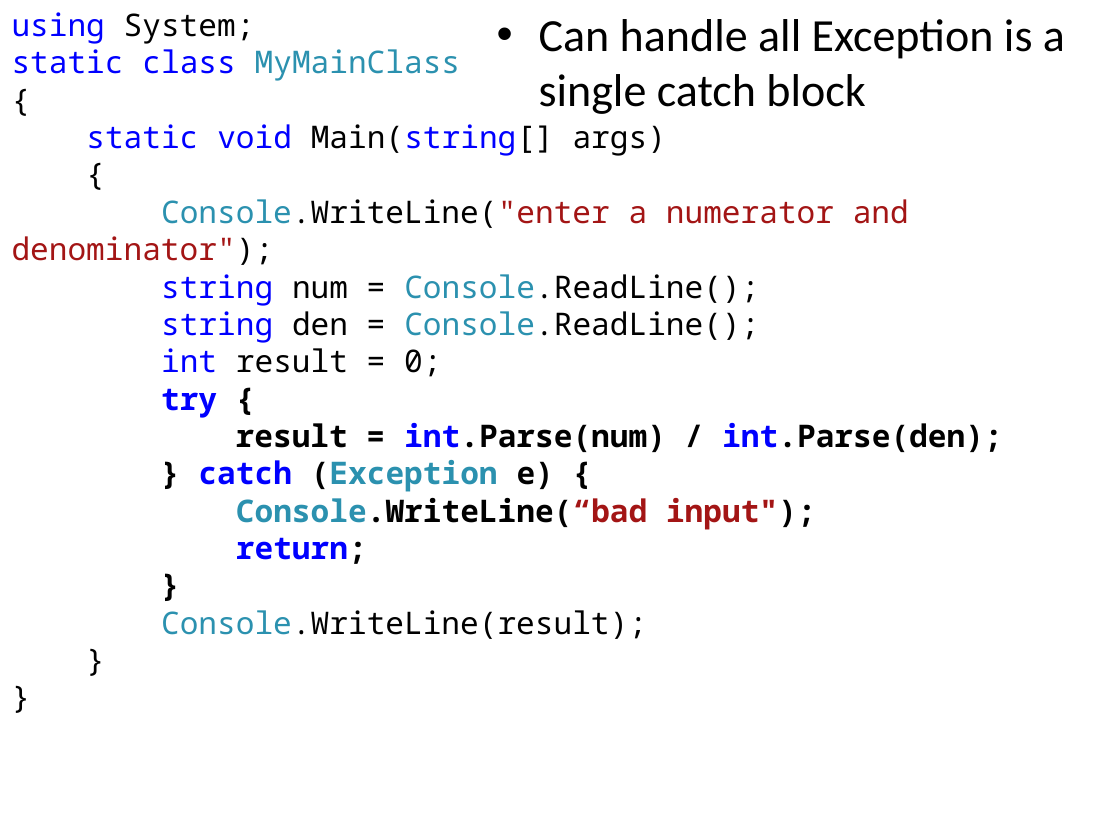
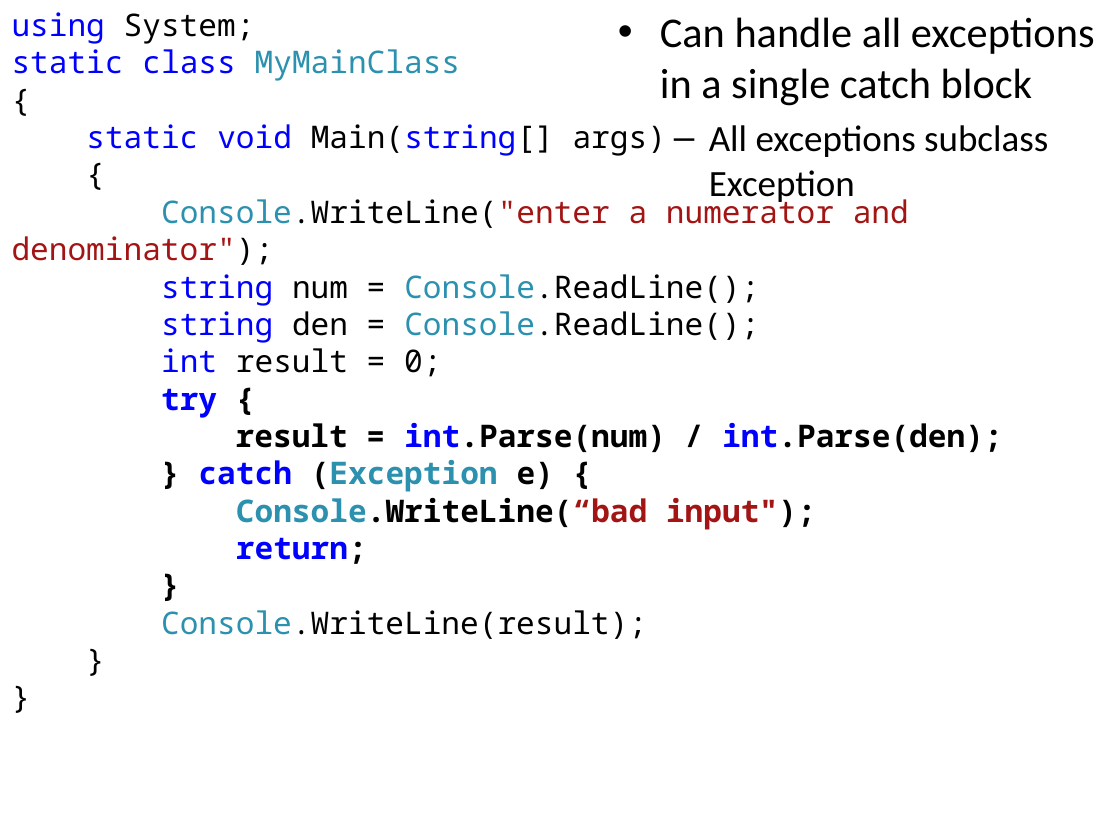
Before and after one commit to iap-csharp/iap-csharp.github.com, a slide deck: slide 7 of IAP-CSharp-Lecture-4.pptx. Drawn at 1120x840 pixels with LibreOffice and Linux fonts; fonts in the diff are those of the drawing. Boxes give left, top, right and bottom in pixels: in the first picture for what was removed or moved away, otherwise in the second. Text is boxed around its words. In the diff, an @@ line names an element or a change of style, - is before the commit and + after.

Commit message:
fixed typos in Lecture 4

```diff
--- a/IAP-CSharp-Lecture-4.pptx
+++ b/IAP-CSharp-Lecture-4.pptx
@@ text at [660,17,1095,205]: text changed; size 29.6 to 27.2 pt @@
-• Can handle all Exception is a single catch block
+• Can handle all exceptions in a single catch block
+  – All exceptions subclass Exception
```
Also in this commit, not shown: 1 other slide changed, 1 other file.
